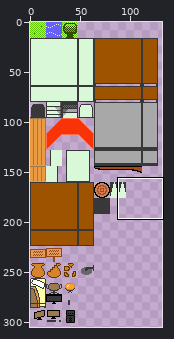
Sprite sheet -- asset/texture/terrain_simple.png. Above: a wide view before the commit, with the close-up outlined.
Close-up. Old version:
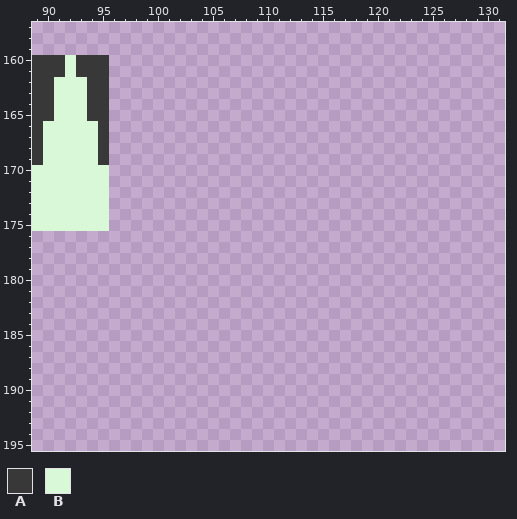
The file is 320x320 pixels. Colours within 5 levels of each other are drawn and written as one. Shown: x 89..131, y 157..195. The wide view leaves out empty margins.
Palette (. is transparent): A #383838  B #d8f8d8
Pixels before, first column x 89:
160 AAABAAA
161 AAABAAA
162 AABBBAA
163 AABBBAA
164 AABBBAA
165 AABBBAA
166 ABBBBBA
167 ABBBBBA
168 ABBBBBA
169 ABBBBBA
170 BBBBBBB
171 BBBBBBB
172 BBBBBBB
173 BBBBBBB
174 BBBBBBB
175 BBBBBBB
New version:
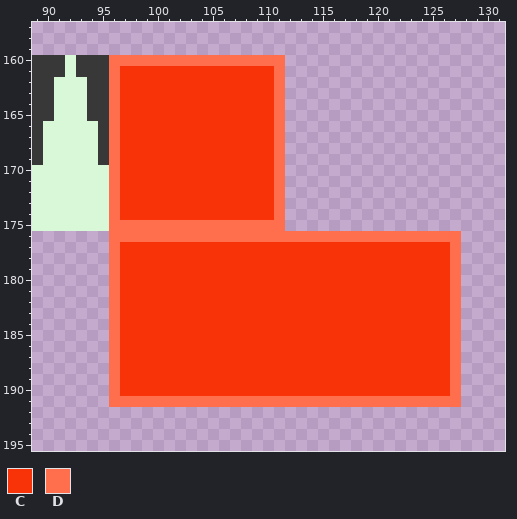
Colours new in this view: C #f73307  D #ff6e4d
Changes in this commit:
Colour C now appears in rows 161 to 174 at x 97 to 110; in rows 177 to 190 at x 97 to 126.
Colour D now appears in row 160 at x 96 to 111; in rows 161 to 174 at x 96 and 111; in row 175 at x 96 to 111; in row 176 at x 96 to 127; in rows 177 to 190 at x 96 and 127; in row 191 at x 96 to 127.
Pixel boxes of the changes (left, top, right, bottom) in both close-ups:
added: (109, 55, 461, 407)
